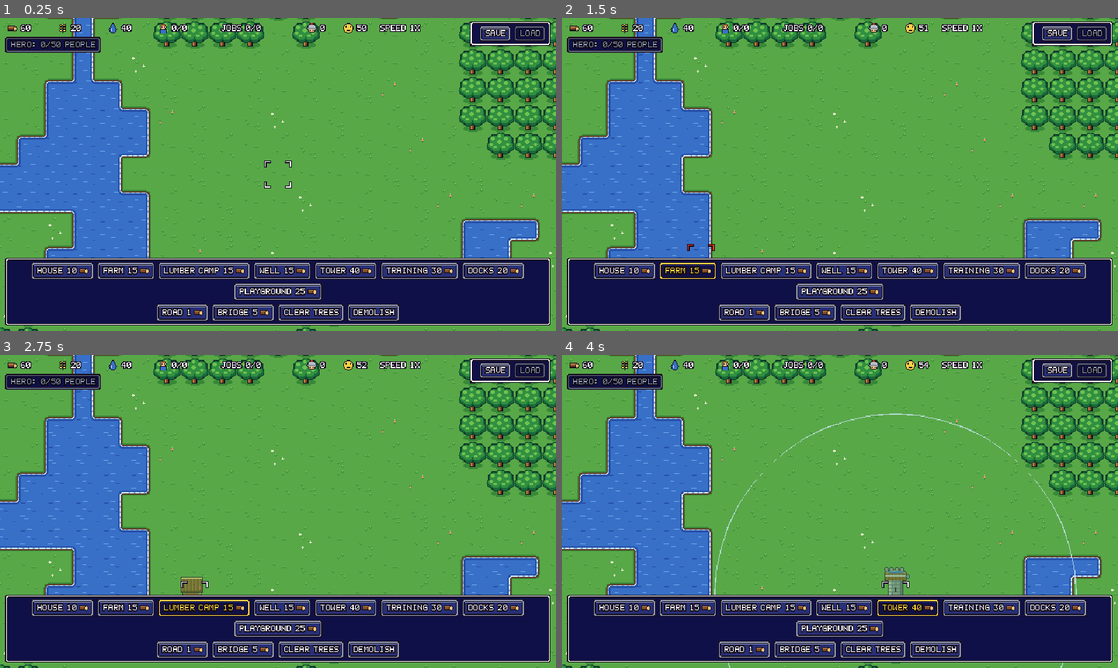
Above: before the commit, frames 1-4 (two rows, left to right).
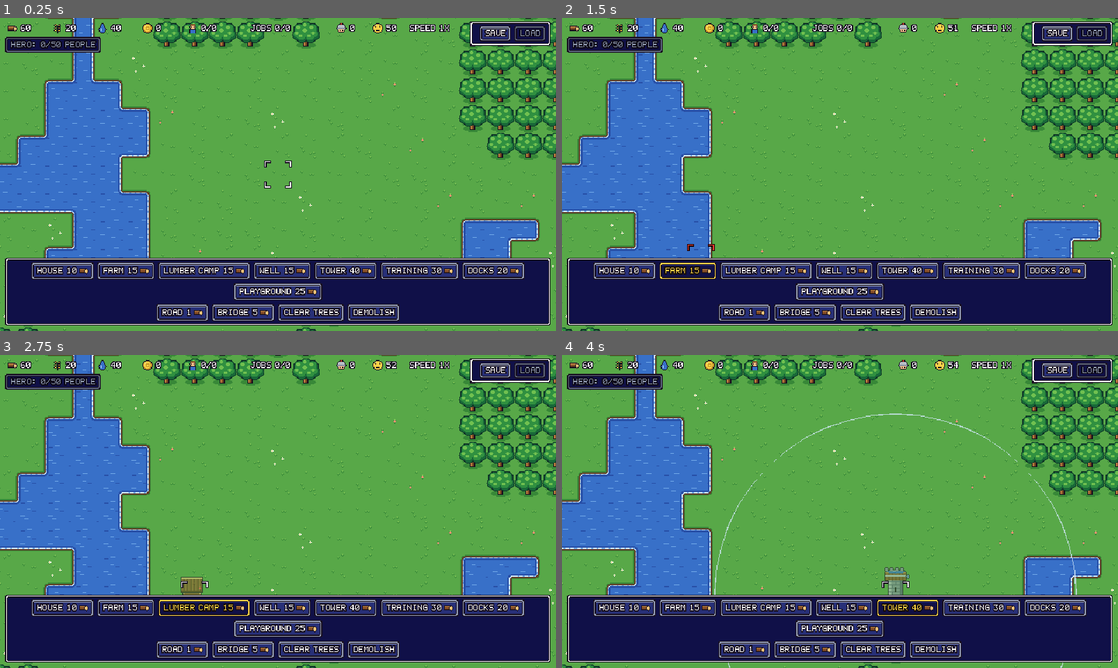
Above: after the commit, the same moments.

Repository: mogileoli/village-game
Game: Godot game, scene res://scenes/main.tscn
The game is run twice, just before and just after one commit, with the same random seed, the same clock (stepped at 60 frames per second) and the same inputs.
Inputs:
- Up to frame 1 (0.25 s): no input
- Up to frame 2 (1.5 s): click "House 10" at 0.5 s; click "Farm 15" at 1.25 s
- Up to frame 3 (2.75 s): click "Lumber Camp 15" at 2 s
- Up to frame 4 (4 s): click "Well 15" at 2.75 s; click "Tower 40" at 3.5 s

The runs differ from the first frame. In frame 1, 1.2% of the frame differs, in the area x 9-81%, y 1-5%; in frame 2, 1.2%; in frame 3, 1.2%; in frame 4, 1.2%.

Commit message:
Add money: fish sell for money and attractions cost money
Co-Authored-By: Claude Opus 5.5 <noreply@anthropic.com>

Diff:
--- a/scenes/main.tscn
+++ b/scenes/main.tscn
@@ -19,6 +19,7 @@
 [ext_resource type="Script" path="res://scripts/game/hero_creator.gd" id="17"]
 [ext_resource type="Script" path="res://scripts/game/boats_view.gd" id="18"]
 [ext_resource type="Script" path="res://scripts/game/playground_panel.gd" id="19"]
+[ext_resource type="Texture2D" path="res://assets/ui/icon_money.png" id="20"]
 
 [node name="Main" type="Node2D"]
 script = ExtResource("1")
@@ -117,7 +118,7 @@
 
 [node name="Wood" type="Label" parent="HUD/StatsRow"]
 unique_name_in_owner = true
-custom_minimum_size = Vector2(40, 0)
+custom_minimum_size = Vector2(34, 0)
 layout_mode = 2
 
 [node name="FoodIcon" type="TextureRect" parent="HUD/StatsRow"]
@@ -127,7 +128,7 @@
 
 [node name="Food" type="Label" parent="HUD/StatsRow"]
 unique_name_in_owner = true
-custom_minimum_size = Vector2(40, 0)
+custom_minimum_size = Vector2(34, 0)
 layout_mode = 2
 
 [node name="WaterIcon" type="TextureRect" parent="HUD/StatsRow"]
@@ -137,7 +138,17 @@
 
 [node name="Water" type="Label" parent="HUD/StatsRow"]
 unique_name_in_owner = true
-custom_minimum_size = Vector2(40, 0)
+custom_minimum_size = Vector2(34, 0)
+layout_mode = 2
+
+[node name="MoneyIcon" type="TextureRect" parent="HUD/StatsRow"]
+layout_mode = 2
+texture = ExtResource("20")
+stretch_mode = 3
+
+[node name="Money" type="Label" parent="HUD/StatsRow"]
+unique_name_in_owner = true
+custom_minimum_size = Vector2(34, 0)
 layout_mode = 2
 
 [node name="PeopleIcon" type="TextureRect" parent="HUD/StatsRow"]
--- a/scripts/game/hud.gd
+++ b/scripts/game/hud.gd
@@ -65,6 +65,7 @@
 @onready var _wood: Label = %Wood
 @onready var _food: Label = %Food
 @onready var _water: Label = %Water
+@onready var _money: Label = %Money
 @onready var _people: Label = %People
 @onready var _jobs: Label = %Jobs
 @onready var _fighters: Label = %Fighters
@@ -130,6 +131,7 @@
 	_wood.text = str(sim.wood)
 	_food.text = str(sim.food)
 	_water.text = str(sim.water)
+	_money.text = str(sim.money)
 	_people.text = "%d/%d" % [sim.population, sim.housing()]
 	_jobs.text = "Jobs %d/%d" % [sim.filled_jobs(), sim.total_jobs()]
 	_fighters.text = str(sim.fighter_count())
--- a/scripts/game/playground_panel.gd
+++ b/scripts/game/playground_panel.gd
@@ -74,8 +74,8 @@
 	for type in built:
 		hired += staff[type].x
 		needed += VillageSim.ATTRACTIONS[type].staff
-	_summary.text = "Attractions %d/%d   Staff %d/%d   Village fun %d/100" % [
-		built.size(), VillageSim.ATTRACTIONS.size(), hired, needed, roundi(_sim.entertainment() * 100),
+	_summary.text = "Money %d   Attractions %d/%d   Staff %d/%d   Village fun %d/100" % [
+		_sim.money, built.size(), VillageSim.ATTRACTIONS.size(), hired, needed, roundi(_sim.entertainment() * 100),
 	]
 	for child in _rows.get_children():
 		_rows.remove_child(child)
--- a/scripts/game/save_menu.gd
+++ b/scripts/game/save_menu.gd
@@ -110,7 +110,7 @@
 	return "\n".join([
 		"Slot %d - %s" % [info.slot, info.name],
 		"Saved %s" % format_saved_time(info.saved_at),
-		"Wood %d   Food %d   Water %d" % [info.wood, info.food, info.water],
+		"Wood %d   Food %d   Water %d   Money %d" % [info.wood, info.food, info.water, info.money],
 		"People %d/%d   Jobs %d/%d   Buildings %d" % [
 			info.population, info.housing, info.filled_jobs, info.total_jobs, info.buildings,
 		],
--- a/scripts/sim/save_game.gd
+++ b/scripts/sim/save_game.gd
@@ -25,6 +25,7 @@
 	var wood := 0
 	var food := 0
 	var water := 0
+	var money := 0
 	var population := 0
 	var housing := 0
 	var filled_jobs := 0
@@ -89,6 +90,7 @@
 	info.wood = sim.wood
 	info.food = sim.food
 	info.water = sim.water
+	info.money = sim.money
 	info.population = sim.population
 	info.housing = sim.housing()
 	info.filled_jobs = sim.filled_jobs()
--- a/scripts/sim/village_sim.gd
+++ b/scripts/sim/village_sim.gd
@@ -24,24 +24,26 @@
 	&"well": {"name": "Well", "cost": 15, "water": 3, "jobs": 2},
 	&"tower": {"name": "Tower", "cost": 40, "defense": true},
 	&"training_center": {"name": "Training Center", "label": "Training", "cost": 30, "training": 1, "jobs": 2},
-	# Docks make food through fishing trips (see _fish), not every tick, so the
-	# 0 here only marks food as what they produce.
-	&"docks": {"name": "Docks", "cost": 20, "food": 0, "jobs": 2, "on_water": true, "fishing": true},
+	# Docks earn money by selling fish (see _fish), not every tick, so the 0
+	# here only marks money as what they produce.
+	&"docks": {"name": "Docks", "cost": 20, "money": 0, "jobs": 2, "on_water": true, "fishing": true},
 	## An entrance to an underground playground. Its jobs are the staff of the
 	## attractions built under it (see ATTRACTIONS).
 	&"playground": {"name": "Playground", "cost": 25, "fun": true},
 }
 ## Built under a playground entrance, at most one of each per entrance. Each runs
 ## only while its staff work inside the entrance, and then entertains up to
-## "guests" villagers. Costs are in the named resources.
+## "guests" villagers. Costs are in the named resources (see RESOURCES).
 const ATTRACTIONS := {
-	&"darts": {"name": "Darts", "cost": {"wood": 20}, "staff": 1, "guests": 6},
-	&"arcade": {"name": "Arcade", "cost": {"wood": 40}, "staff": 1, "guests": 10},
-	&"mini_golf": {"name": "Mini Golf", "cost": {"wood": 60}, "staff": 2, "guests": 14},
-	&"bowling_alley": {"name": "Bowling Alley", "cost": {"wood": 90}, "staff": 2, "guests": 20},
-	&"water_slide": {"name": "Water Slide", "cost": {"wood": 120, "water": 60}, "staff": 3, "guests": 28},
-	&"roller_coaster": {"name": "Roller Coaster", "cost": {"wood": 200}, "staff": 4, "guests": 40},
+	&"darts": {"name": "Darts", "cost": {"money": 30}, "staff": 1, "guests": 6},
+	&"arcade": {"name": "Arcade", "cost": {"money": 60}, "staff": 1, "guests": 10},
+	&"mini_golf": {"name": "Mini Golf", "cost": {"money": 100}, "staff": 2, "guests": 14},
+	&"bowling_alley": {"name": "Bowling Alley", "cost": {"money": 160}, "staff": 2, "guests": 20},
+	&"water_slide": {"name": "Water Slide", "cost": {"money": 240}, "staff": 3, "guests": 28},
+	&"roller_coaster": {"name": "Roller Coaster", "cost": {"money": 360}, "staff": 4, "guests": 40},
 }
+## Everything a cost may be paid in: each is a whole-number property of the sim.
+const RESOURCES: Array[String] = ["wood", "food", "water", "money"]
 ## Each tick, entertainment moves this fraction of the way to its current level,
 ## so it doesn't flicker as staff come and go between shifts.
 const ENTERTAINMENT_EASE_DIVISOR := 10
@@ -66,7 +68,7 @@
 ## Saves from before water get enough to last this long while wells go up.
 const OLD_SAVE_WATER_TICKS := 60
 const CLEAR_START_RADIUS := 5
-const SAVE_VERSION := 12
+const SAVE_VERSION := 13
 ## The first save version that can have roads on water, which are bridges.
 const FIRST_BRIDGE_VERSION := 7
 const FIRST_HERO_VERSION := 8
@@ -78,6 +80,8 @@
 const FIRST_PLAYGROUND_VERSION := 11
 ## The first save version that keeps how happy the village is.
 const FIRST_HAPPINESS_VERSION := 12
+## The first save version with money. Fish sold for it, instead of eaten.
+const FIRST_MONEY_VERSION := 13
 const ROAD_COST := 1
 const BRIDGE_COST := 5
 ## Wood gained from each forest cell cleared.
@@ -102,10 +106,10 @@
 ## Fish caught each tick at the fishing spot: this, plus one for each open
 ## water cell around the spot, so open water out from the shore is richer.
 const FISH_BASE_CATCH := 18
-## Fish it takes to make one food. An average 12 tick shift has 8 ticks of
-## fishing, so open water gives 26 food a shift, a narrow river 20 and a farm
-## worker 24.
-const FISH_PER_FOOD := 8
+## Fish it takes to earn one coin. An average 12 tick shift has 8 ticks of
+## fishing, so open water earns 26 money a shift and a narrow river 20. With
+## the walk there and back, a dock with two workers earns nearly 2 a tick.
+const FISH_PER_COIN := 8
 const INVALID_CELL := Vector2i(-2, -2)
 ## One building is under 10% of the village only once there are at least 11,
 ## so a dragon's timer doesn't run until then.
@@ -162,6 +166,8 @@
 var wood := 60
 var food := 20
 var water := 40
+## Earned by selling fish, and spent on attractions.
+var money := 0
 var population := 0
 var tick_count := 0
 var dragon_state := DragonState.WAITING
@@ -449,7 +455,10 @@
 	if not ATTRACTIONS.has(type):
 		return false
 	var cost: Dictionary = ATTRACTIONS[type].cost
-	return wood >= cost.get("wood", 0) and water >= cost.get("water", 0)
+	for resource: String in RESOURCES:
+		if get(resource) < cost.get(resource, 0):
+			return false
+	return true
 
 
 func can_build_attraction(cell: Vector2i, type: StringName) -> bool:
@@ -459,9 +468,7 @@
 func build_attraction(cell: Vector2i, type: StringName) -> bool:
 	if not can_build_attraction(cell, type):
 		return false
-	var cost: Dictionary = ATTRACTIONS[type].cost
-	wood -= cost.get("wood", 0)
-	water -= cost.get("water", 0)
+	_pay(ATTRACTIONS[type].cost, -1, 1)
 	if not _attractions.has(cell):
 		_attractions[cell] = []
 	_attractions[cell].append(type)
@@ -521,10 +528,15 @@
 ## any building, and they're gone for good.
 func _refund_attractions(cell: Vector2i) -> void:
 	for type: StringName in _attractions.get(cell, []):
-		var cost: Dictionary = ATTRACTIONS[type].cost
-		wood += cost.get("wood", 0) / 2
-		water += cost.get("water", 0) / 2
+		_pay(ATTRACTIONS[type].cost, 1, 2)
 	_attractions.erase(cell)
+
+
+## Adds direction * cost / divisor of each resource in the cost: -1, 1 pays it in full
+## and 1, 2 refunds half.
+func _pay(cost: Dictionary, direction: int, divisor: int) -> void:
+	for resource: String in RESOURCES:
+		set(resource, get(resource) + direction * (cost.get(resource, 0) / divisor))
 
 
 ## Demolishing the ground over a burned entrance fills in its attractions.
@@ -591,6 +603,7 @@
 			wood += workplace.get("wood", 0)
 			food += workplace.get("food", 0)
 			water += workplace.get("water", 0)
+			money += workplace.get("money", 0)
 			if workplace.has("training") and not is_fighter(villager):
 				villager.training += workplace.training
 				if is_fighter(villager):
@@ -656,6 +669,7 @@
 		"wood": wood,
 		"food": food,
 		"water": water,
+		"money": money,
 		"population": population,
 		"tick_count": tick_count,
 		"buildings": saved_buildings,
@@ -704,9 +718,10 @@
 	sim.wood = _whole_number(data, "wood")
 	sim.food = _whole_number(data, "food")
 	sim.water = _whole_number(data, "water") if version >= 5 else 0
+	sim.money = _whole_number(data, "money") if version >= FIRST_MONEY_VERSION else 0
 	sim.population = _whole_number(data, "population")
 	sim.tick_count = _whole_number(data, "tick_count")
-	if sim.wood < 0 or sim.food < 0 or sim.water < 0 or sim.population < 0 or sim.tick_count < 0:
+	if sim.wood < 0 or sim.food < 0 or sim.water < 0 or sim.money < 0 or sim.population < 0 or sim.tick_count < 0:
 		return null
 
 	if not data.get("buildings") is Array:
@@ -1427,9 +1442,9 @@
 	villager.shift_ticks += 1
 
 
-## Brings the boat's catch ashore as food, at the end of a shift.
+## Brings the boat's catch ashore and sells it, at the end of a shift.
 func _land_catch(villager: Villager) -> void:
-	food += (villager.fish + FISH_PER_FOOD / 2) / FISH_PER_FOOD
+	money += (villager.fish + FISH_PER_COIN / 2) / FISH_PER_COIN
 	_lose_catch(villager)
 
 
--- a/tests/test_village_sim.gd
+++ b/tests/test_village_sim.gd
@@ -76,9 +76,9 @@
 	_test_single_hero_saves_still_load()
 	_test_rejects_bad_heroes()
 	_test_docks_placement_rules()
-	_test_docks_fish_for_food()
+	_test_docks_sell_fish_for_money()
 	_test_boats_stay_on_water()
-	_test_docks_rival_farms()
+	_test_docks_earn_steadily()
 	_test_cut_short_shift_loses_the_catch()
 	_test_docks_save_and_play_on_identically()
 	_test_older_saves_reject_docks()
@@ -104,6 +104,8 @@
 	_test_playgrounds_save_and_load()
 	_test_older_saves_have_no_playgrounds()
 	_test_attractions_make_people_happier()
+	_test_money_survives_save_and_load()
+	_test_older_saves_have_no_money()
 	DirAccess.remove_absolute(TEST_SAVE)
 	print("FAILED: %d" % _failures if _failures else "All sim tests passed")
 	quit(1 if _failures else 0)
@@ -688,6 +690,7 @@
 	_check(info.name == "Sunny Hollow", "name comes back: %s" % info.name)
 	_check(info.saved_at == 1000000, "save time comes back: %d" % info.saved_at)
 	_check(info.wood == sim.wood and info.food == sim.food, "resources come back")
+	_check(info.money == sim.money and "Money %d" % info.money in SaveMenu.describe_slot(info), "the slot shows money")
 	_check(info.population == sim.population and info.housing == sim.housing(), "people come back")
 	_check(info.filled_jobs == sim.filled_jobs() and info.total_jobs == 2, "jobs come back")
 	_check(info.buildings == 2 and info.game_seconds == 30, "buildings and time come back")
@@ -1578,8 +1581,8 @@
 	_check(sim.demolish(shore) and sim.terrain_at(shore) == VillageSim.Terrain.WATER, "demolished docks leave water")
 
 
-## Food only comes ashore at the end of a shift, and matches what was caught.
-func _test_docks_fish_for_food() -> void:
+## Fish only come ashore at the end of a shift, and sell for what was caught.
+func _test_docks_sell_fish_for_money() -> void:
 	var sim := _lake_sim(2)
 	var dock := Vector2i(24, 20)
 	sim.place(&"docks", dock)
@@ -1589,6 +1592,7 @@
 	var fishing_ticks := 0
 	for i in range(300):
 		var food := sim.food
+		var money := sim.money
 		var fish_before: Array[int] = []
 		var working_before: Array[bool] = []
 		for villager in sim.villagers:
@@ -1603,11 +1607,12 @@
 		for index in range(fish_before.size()):
 			var villager := sim.villagers[index]
 			if working_before[index] and villager.state != Villager.State.WORKING:
-				expected += (fish_before[index] + VillageSim.FISH_PER_FOOD / 2) / VillageSim.FISH_PER_FOOD
+				expected += (fish_before[index] + VillageSim.FISH_PER_COIN / 2) / VillageSim.FISH_PER_COIN
 				landings += 1
 			elif villager.fish > fish_before[index]:
 				_check(villager.state == Villager.State.WORKING, "only people at work catch fish")
-		_check(sim.food - food + eaten == expected, "food is the catch brought ashore, tick %d" % sim.tick_count)
+		_check(sim.money - money == expected, "money is the catch brought ashore, tick %d" % sim.tick_count)
+		_check(sim.food == maxi(food - eaten, 0), "fish aren't eaten, tick %d" % sim.tick_count)
 	_check(landings >= 10, "catches come ashore: %d" % landings)
 	_check(fishing_ticks > 100, "people spend time fishing: %d" % fishing_ticks)
 	_check(sim.fish_per_tick(dock) == VillageSim.FISH_BASE_CATCH + 8, "open water out from the shore is richest")
@@ -1639,24 +1644,19 @@
 	_check(pond.fishing_route(pond_dock) == ([pond_dock] as Array[Vector2i]), "boats don't go under bridges")
 
 
-## Food made by one workplace on the shore with two workers, over a long time.
-func _food_made(type: StringName) -> int:
+## A dock with two workers earns nearly 2 money a tick, so one dock pays for
+## the dearest attraction in a few minutes of fishing.
+func _test_docks_earn_steadily() -> void:
 	var sim := _lake_sim(2)
-	# Both doors are on the same shore cell, so the walk to work is the same.
-	sim.place(type, Vector2i(24, 20) if type == &"docks" else Vector2i(23, 19))
-	var made := 0
+	sim.place(&"docks", Vector2i(24, 20))
+	sim.food = 100000
+	sim.water = 100000
 	for i in range(2000):
-		var food := sim.food
-		sim.tick()
-		made += sim.food - food + (sim.population if sim.tick_count % VillageSim.MEAL_INTERVAL == 0 else 0)
-	return made
-
-
-func _test_docks_rival_farms() -> void:
-	var farm := _food_made(&"farm")
-	var docks := _food_made(&"docks")
-	var ratio := float(docks) / farm
-	_check(ratio > 0.9 and ratio < 1.2, "docks make about as much food as a farm: %d vs %d" % [docks, farm])
+		sim.tick()
+	var per_tick := sim.money / 2000.0
+	_check(per_tick > 1.2 and per_tick < 3.0, "two fishers earn steadily: %f a tick" % per_tick)
+	var dearest: int = VillageSim.ATTRACTIONS.roller_coaster.cost.money
+	_check(dearest / per_tick < 240, "a roller coaster is within reach: %d ticks" % (dearest / per_tick))
 
 
 func _test_cut_short_shift_loses_the_catch() -> void:
@@ -1669,11 +1669,11 @@
 			break
 	var villager := sim.villagers[0]
 	_check(villager.fish > 0, "the villager goes fishing")
-	var food := sim.food
+	var money := sim.money
 	sim.demolish(dock)
 	sim.tick()
 	_check(villager.fish == 0 and villager.state != Villager.State.WORKING, "losing the docks loses the catch")
-	_check(sim.food <= food, "and no food comes ashore")
+	_check(sim.money == money, "and nothing is sold")
 
 
 func _test_docks_save_and_play_on_identically() -> void:
@@ -1981,7 +1981,7 @@
 		sim.tick()
 	_check(sim.happiness.dragon_fear > 0 and sim.happiness.value != Happiness.START_VALUE, "happiness has moved")
 	var data := sim.to_save_data()
-	_check(data.version == 12, "saves are version 12")
+	_check(data.version == 13, "saves are version 13")
 	var loaded := VillageSim.from_save_data(JSON.parse_string(JSON.stringify(data)))
 	_check(loaded != null, "a game with happiness loads")
 	if loaded == null:
@@ -2027,22 +2027,24 @@
 func _test_building_attractions() -> void:
 	var sim := VillageSim.new(40, 40, 1, 1)
 	sim.wood = 100
-	sim.water = 0
+	_check(sim.money == 0, "a new village has no money")
+	sim.money = 89
 	_check(not sim.build_attraction(PLAYGROUND, &"darts"), "no attractions without an entrance")
 	_check(sim.place(&"playground", PLAYGROUND), "a playground entrance goes on grass")
-	_check(sim.wood == 75, "the entrance costs 25 wood")
+	_check(sim.wood == 75 and sim.money == 89, "the entrance costs 25 wood")
 	_check(sim.total_jobs() == 0 and sim.workplaces().is_empty(), "an empty playground has no jobs")
 	_check(sim.build_attraction(PLAYGROUND, &"darts"), "darts can be built")
-	_check(sim.wood == 55, "darts cost 20 wood: %d" % sim.wood)
+	_check(sim.money == 59 and sim.wood == 75, "darts cost 30 money and no wood: %d" % sim.money)
 	_check(not sim.can_build_attraction(PLAYGROUND, &"darts"), "only one darts per entrance")
-	_check(not sim.build_attraction(PLAYGROUND, &"darts") and sim.wood == 55, "a second darts costs nothing")
-	_check(not sim.build_attraction(PLAYGROUND, &"roller_coaster"), "a roller coaster costs too much")
+	_check(not sim.build_attraction(PLAYGROUND, &"darts") and sim.money == 59, "a second darts costs nothing")
+	_check(not sim.build_attraction(PLAYGROUND, &"arcade"), "an arcade costs too much")
 	_check(not sim.build_attraction(PLAYGROUND, &"rocket"), "unknown attractions can't be built")
-	sim.wood = 1000
-	_check(not sim.build_attraction(PLAYGROUND, &"water_slide"), "a water slide also needs water")
-	sim.water = 60
-	_check(sim.build_attraction(PLAYGROUND, &"water_slide"), "a water slide with water")
-	_check(sim.wood == 880 and sim.water == 0, "it costs 120 wood and 60 water")
+	sim.wood = 100000
+	sim.water = 100000
+	_check(not sim.build_attraction(PLAYGROUND, &"water_slide"), "wood and water don't pay for attractions")
+	sim.money = 240
+	_check(sim.build_attraction(PLAYGROUND, &"water_slide"), "a water slide with money")
+	_check(sim.money == 0 and sim.water == 100000, "it costs 240 money")
 	var built: Array[StringName] = [&"darts", &"water_slide"]
 	_check(sim.attractions_at(PLAYGROUND) == built, "attractions are listed in build order")
 	_check(sim.attraction_count() == 2, "two attractions")
@@ -2051,7 +2053,7 @@
 	_check(sim.workplaces() == playgrounds, "a staffed playground is a workplace")
 	var previous_price := 0
 	for type: StringName in VillageSim.ATTRACTIONS:
-		var price: int = VillageSim.ATTRACTIONS[type].cost.wood
+		var price: int = VillageSim.ATTRACTIONS[type].cost.money
 		_check(price > previous_price, "attractions are listed cheapest first")
 		previous_price = price
 
@@ -2068,6 +2070,7 @@
 	var sim := _settled(placements, people)
 	sim.wood = 100000
 	sim.water = 100000
+	sim.money = 100000
 	for type: StringName in attractions:
 		_check(sim.build_attraction(PLAYGROUND, type), "built %s" % type)
 	return sim
@@ -2201,9 +2204,9 @@
 	_check(sim.workers_at(PLAYGROUND) > 0, "staff come back")
 
 	_dragon_burns(sim, PLAYGROUND)
-	var wood := sim.wood
+	var money := sim.money
 	_check(sim.demolish(PLAYGROUND), "the ruin can be filled in")
-	_check(sim.wood == wood + 10 + 45, "filling in refunds half the attractions: %d" % (sim.wood - wood))
+	_check(sim.money == money + 15 + 80, "filling in refunds half the attractions: %d" % (sim.money - money))
 	_check(not sim.has_buried_attractions(PLAYGROUND) and sim.can_place(&"house", PLAYGROUND), "and frees the cell")
 	_check(not sim.demolish(PLAYGROUND), "nothing more to fill in")
 
@@ -2211,10 +2214,10 @@
 func _test_demolishing_a_playground() -> void:
 	var sim := _fun_village([&"arcade", &"water_slide"], 8)
 	var wood := sim.wood
-	var water := sim.water
+	var money := sim.money
 	_check(sim.demolish(PLAYGROUND), "a playground can be demolished")
-	_check(sim.wood == wood + 12 + 20 + 60, "half of the entrance and attractions back: %d" % (sim.wood - wood))
-	_check(sim.water == water + 30, "and half the water slide's water")
+	_check(sim.wood == wood + 12, "half of the entrance back: %d" % (sim.wood - wood))
+	_check(sim.money == money + 30 + 120, "and half the attractions: %d" % (sim.money - money))
 	_check(sim.attractions_at(PLAYGROUND).is_empty() and not sim.has_buried_attractions(PLAYGROUND), "the attractions are gone")
 	sim.place(&"playground", PLAYGROUND)
 	_check(sim.attractions_at(PLAYGROUND).is_empty(), "a new entrance starts empty")
@@ -2276,7 +2279,7 @@
 
 func _test_attractions_make_people_happier() -> void:
 	var sim := _settled({Vector2i(20, 20): &"house", Vector2i(20, 22): &"house", Vector2i(24, 20): &"playground"}, 8)
-	sim.wood = 10000
+	sim.money = 10000
 	var without := sim.happiness_factors()[&"entertainment"]
 	for attraction: StringName in VillageSim.ATTRACTIONS:
 		sim.build_attraction(Vector2i(24, 20), attraction)
@@ -2286,3 +2289,25 @@
 	_check(without == Happiness.NEUTRAL_SCORE, "no running attractions is neutral fun")
 	_check(sim.entertainment() > 0.0 and with_fun > without, "running attractions raise fun: %f" % with_fun)
 	_check(with_fun == Happiness.NEUTRAL_SCORE + (1.0 - Happiness.NEUTRAL_SCORE) * sim.entertainment(), "fun follows entertainment()")
+
+
+func _test_money_survives_save_and_load() -> void:
+	var sim := _lake_sim(2)
+	sim.place(&"docks", Vector2i(24, 20))
+	for i in range(100):
+		sim.tick()
+	_check(sim.money > 0, "fishing earned money: %d" % sim.money)
+	var data := sim.to_save_data()
+	var loaded := VillageSim.from_save_data(data)
+	_check(loaded != null and loaded.money == sim.money, "money comes back")
+	data.money = -1
+	_check(VillageSim.from_save_data(data) == null, "negative money is rejected")
+
+
+func _test_older_saves_have_no_money() -> void:
+	var sim := _lake_sim(2)
+	var data := sim.to_save_data()
+	data.version = VillageSim.FIRST_MONEY_VERSION - 1
+	data.money = 500
+	var loaded := VillageSim.from_save_data(data)
+	_check(loaded != null and loaded.money == 0, "saves from before money start with none")
--- a/tools/generate_art.gd
+++ b/tools/generate_art.gd
@@ -1186,6 +1186,16 @@
 	_outline(water_icon, 0, 12)
 	water_icon.save_png("res://assets/ui/icon_water.png")
 
+	# A gold coin, a little rim shadow at the bottom right and a stamped mark.
+	var coin := _new_image(12, 12)
+	_ellipse(coin, 5.5, 5.5, 5, 5, WHEAT_DARK)
+	_ellipse(coin, 5, 5, 4, 4, GOLD)
+	_ellipse(coin, 5.5, 5.5, 2.5, 2.5, WHEAT_DARK)
+	_ellipse(coin, 5.5, 5.5, 1.5, 1.5, GOLD)
+	_dot(coin, 3, 3, WHITE)
+	_outline(coin, 0, 12)
+	coin.save_png("res://assets/ui/icon_money.png")
+
 	var fighter_icon := _new_image(12, 12)
 	_ellipse(fighter_icon, 5.5, 5, 4.5, 4, STONE_LIGHT)
 	_rect(fighter_icon, 1, 5, 10, 2, STONE_MID)
Binary file added: assets/ui/icon_money.png
Not shown, added: assets/ui/icon_money.png.import
